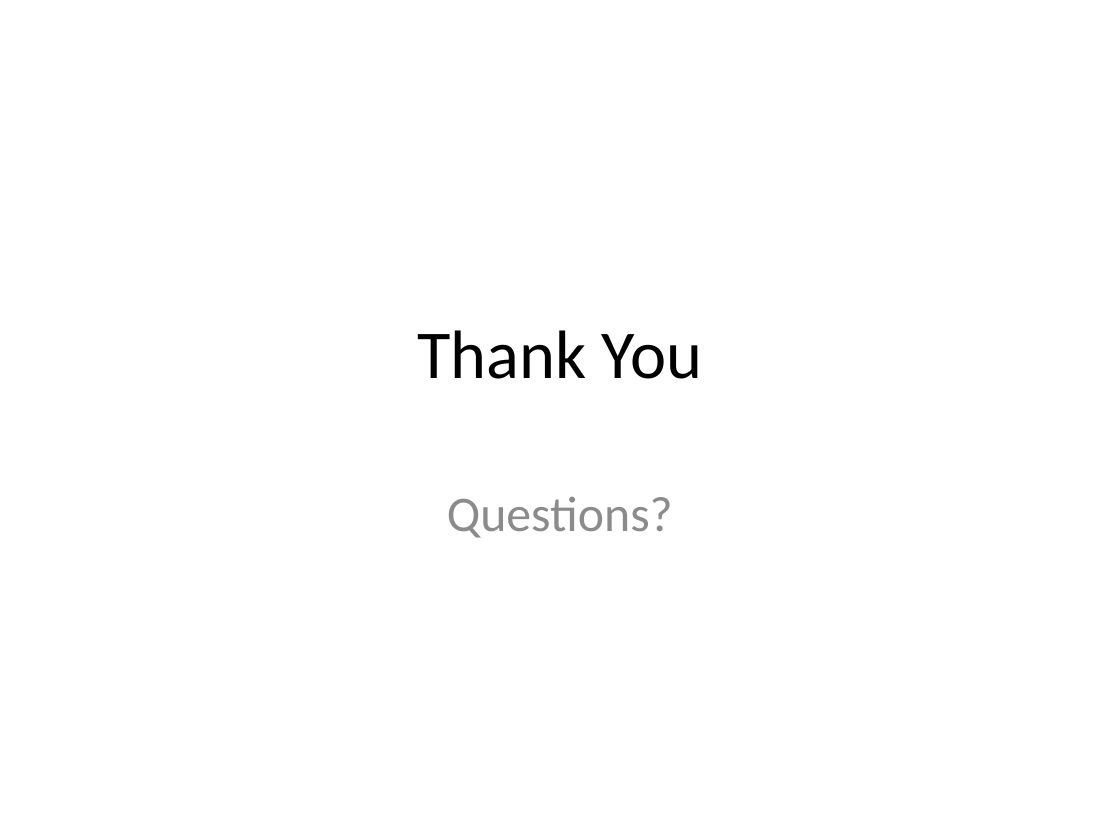
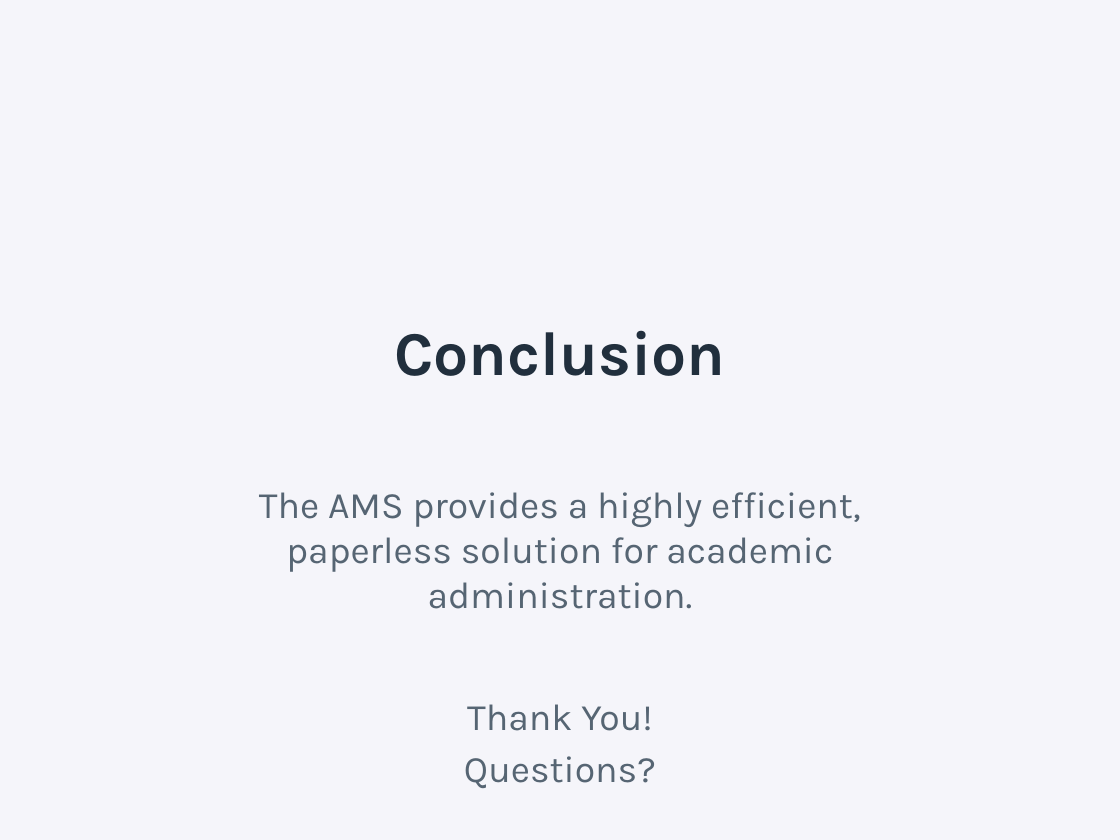
Before and after one commit to Ma-nas/Attandance-Managment-system, a slide deck: slide 10 of Attendance_Management_System_Presentation.pptx (slide 9 before the commit). Drawn at 1120x840 pixels with LibreOffice and Linux fonts; fonts in the diff are those of the drawing. Boxes give left, top, right and bottom in pixels: in the first picture for what was removed or moved away, otherwise in the second. Text is boxed around its words. In the diff, an @@ line names an element or a change of style, - is before the commit and + after.

```diff
--- a/Attendance_Management_System_Presentation.pptx
+++ b/Attendance_Management_System_Presentation.pptx
@@ background #FFFFFF to #F5F5FA @@
@@ title at (394, 330, 725, 376): text changed; size 44 to 40 pt; font Calibri to Karla; text colour #000000 to #212F3D; bold on @@
-Thank You
+Conclusion
@@ subtitle at (259, 492, 861, 731): paragraphs added @@
+The AMS provides a highly efficient, paperless solution for academic administration.
+Thank You!
@@ subtitle at (464, 756, 656, 788): size 32 to 24 pt, font Calibri to Karla, text colour #8C8C8C to #566573 in "Questions?"; less space between paragraphs @@
```
Also in this commit, not shown: 6 other slides changed, 3 slides added, 2 slides removed, 2 other files.
